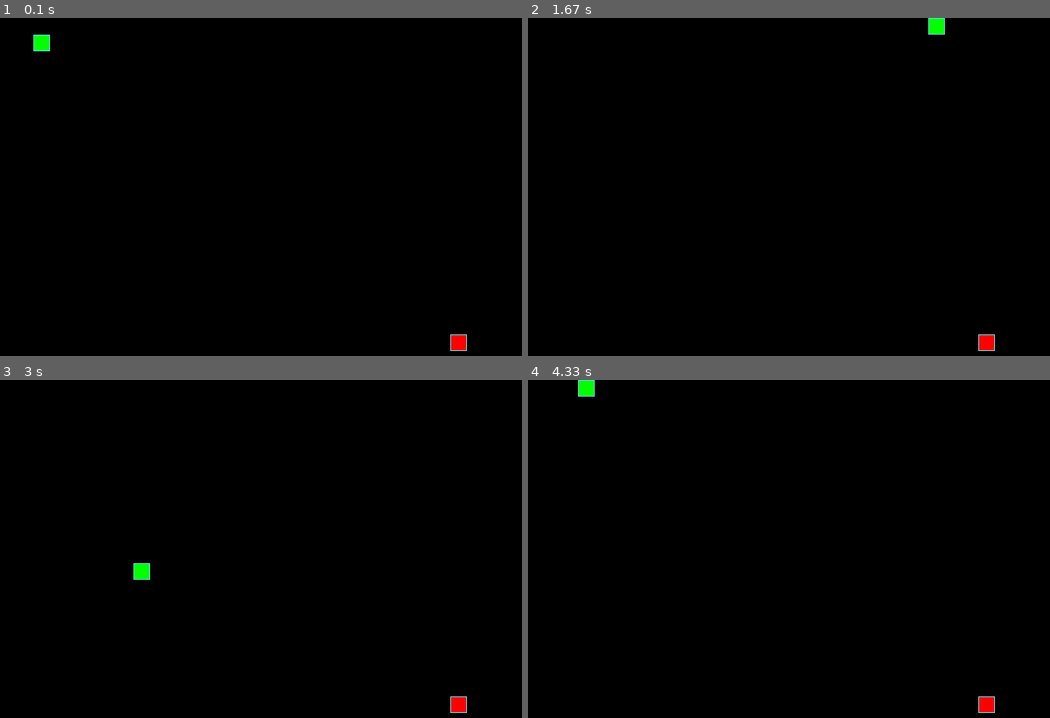
Above: before the commit, frames 1-4 (two rows, left to right).
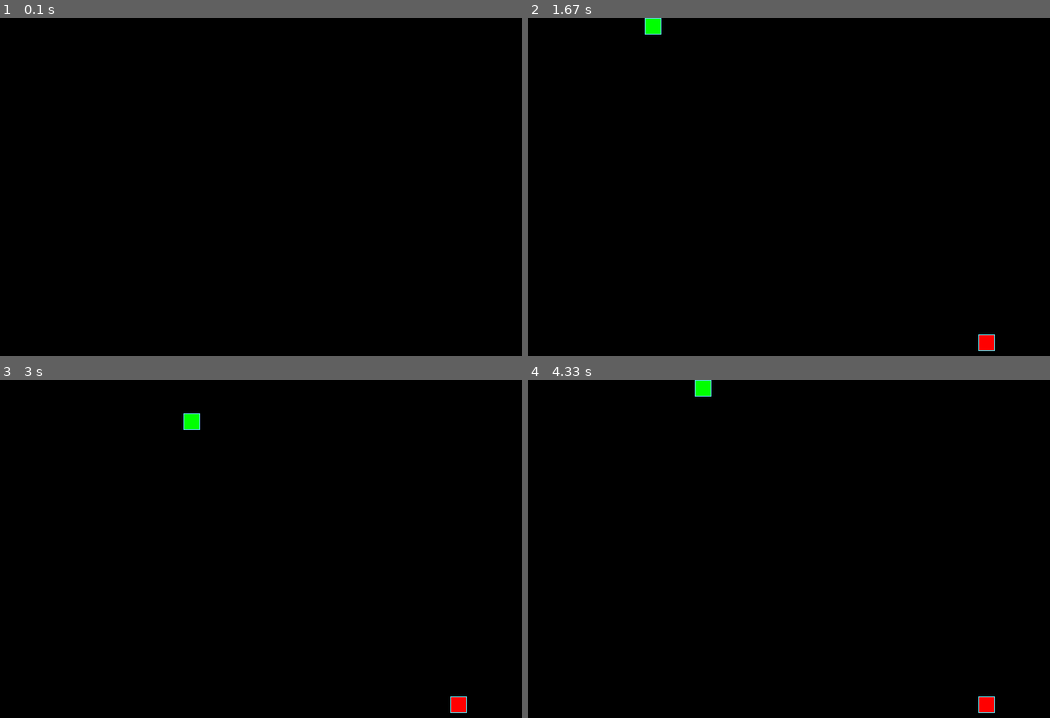
Above: after the commit, the same moments.

Repository: k-konovalov/the_snake
Game: pygame game, started from the_snake.py
Two runs of this game, one before a commit and one after it. Both use one fixed random seed, a clock stepped at 60 frames per second and the inputs below.
Inputs:
- Up to frame 1 (0.1 s): no input
- Up to frame 2 (1.67 s): hold Right 0.33-0.8 s; hold Up 0.83-1.3 s; hold Right from 1.33 s (still down)
- Up to frame 3 (3 s): release Right at 1.83 s; hold Down 2.43-2.98 s
- Up to frame 4 (4.33 s): hold Left 3.02-3.57 s; hold Up 3.6-4.15 s; hold Right from 4.18 s (still down)

The runs differ from the first frame. In frame 1, 0.3% of the frame differs, in the area x 6-90%, y 4-99%; in frame 2, 0.3%; in frame 3, 0.3%; in frame 4, 0.3%.

Commit message:
F-4: fix edges, lower speed

Diff:
--- a/constants.py
+++ b/constants.py
@@ -25,7 +25,7 @@
 SNAKE_COLOR = (0, 255, 0)  # Цвет змейки — зелёный
 
 # Скорость игры (итераций в секунду):
-SPEED = 20
+SPEED = 5  # 20
 
 if __name__ == '__main__':
     print('И зачем?)')
--- a/game_objects.py
+++ b/game_objects.py
@@ -170,11 +170,11 @@
         newhead_x, newhead_y = new_head
         if newhead_x + GRID_SIZE <= 0:
             new_head = (field_size_width - 1, newhead_y)
-        elif newhead_x + GRID_SIZE >= field_size_width:
+        elif newhead_x + GRID_SIZE > field_size_width:
             new_head = (0, newhead_y)
         if newhead_y + GRID_SIZE <= 0:
             new_head = (newhead_x, field_size_height - 1)
-        elif newhead_y + GRID_SIZE >= field_size_height:
+        elif newhead_y + GRID_SIZE > field_size_height:
             new_head = (newhead_x, 0)
         x, y = new_head
         new_head = (
